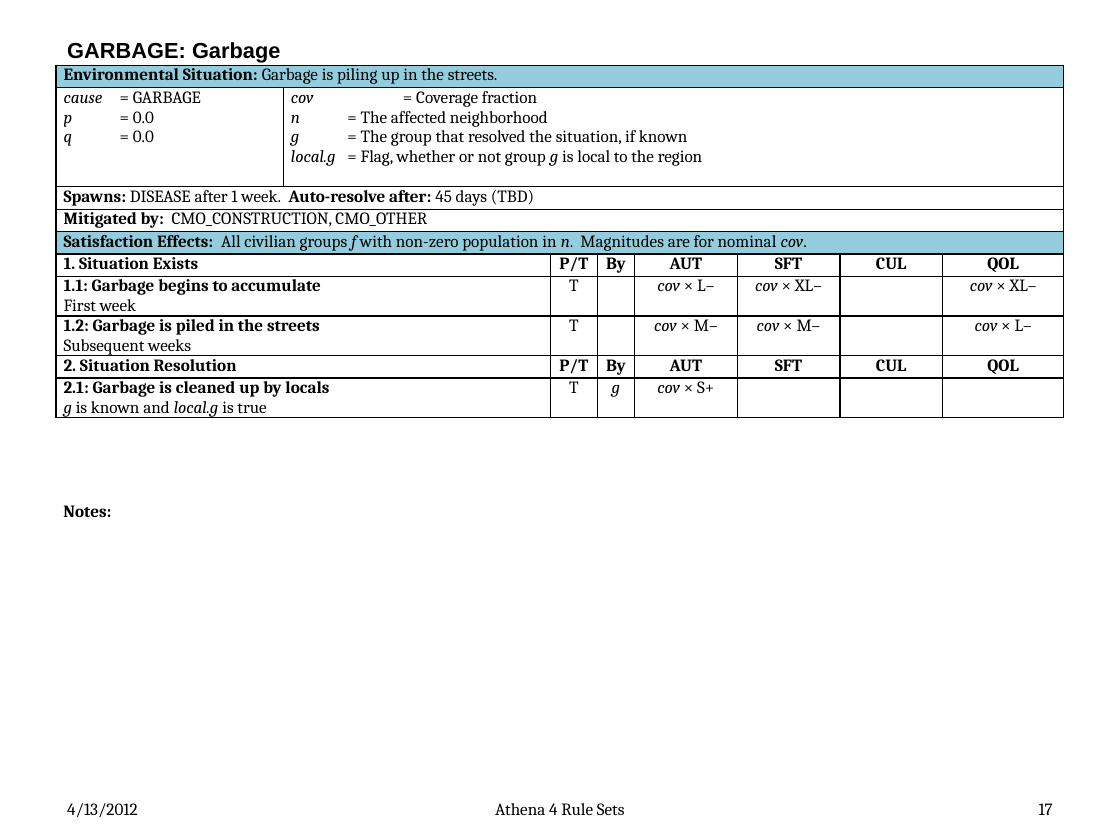
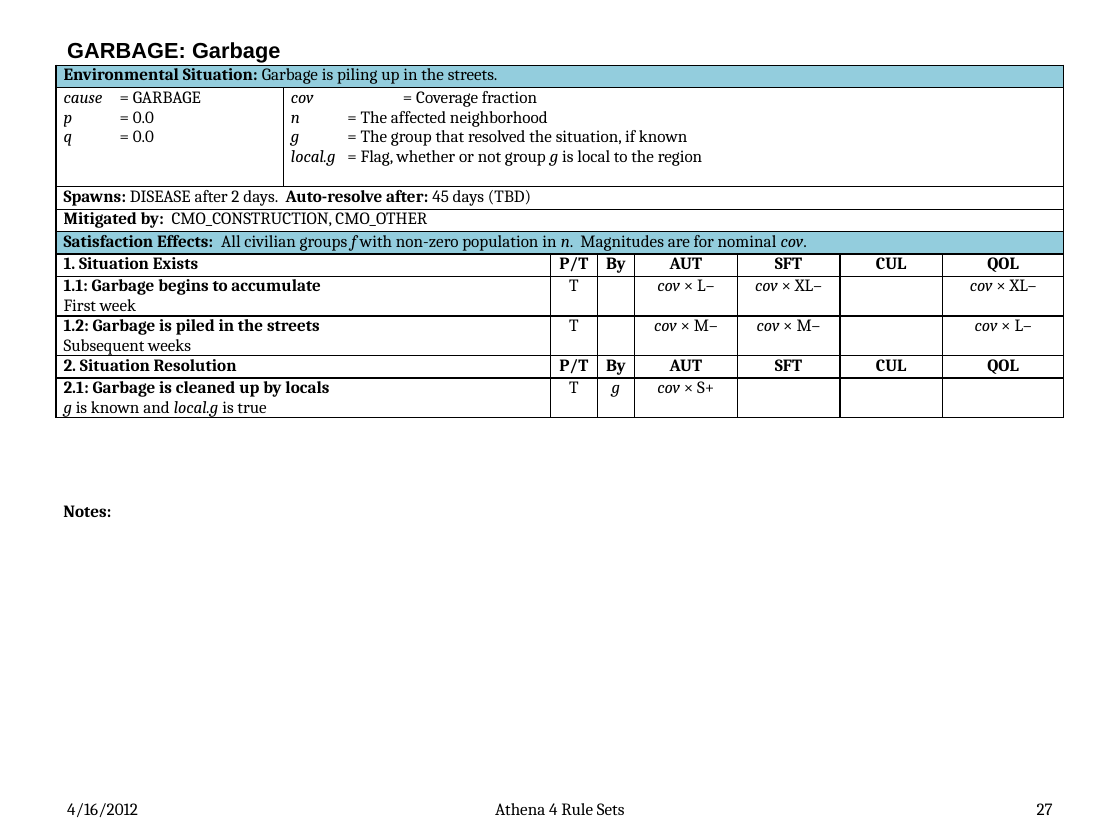
Before and after one commit to AthenaModel/athena-legacy, a slide deck: slide 27 of docs/dev/rules.pptx (slide 17 before the commit). Drawn at 1120x840 pixels with LibreOffice and Linux fonts; fonts in the diff are those of the drawing. Boxes give left, top, right and bottom in pixels: in the first picture for what was removed or moved away, otherwise in the second. Text is boxed around its words. In the diff, an @@ line names an element or a change of style, - is before the commit and + after.

```diff
--- a/docs/dev/rules.pptx
+++ b/docs/dev/rules.pptx
@@ table at (x1=56, y1=65, x2=1065, y2=426) @@
-row 3, column 1: Spawns: DISEASE after 1 week. Auto-resolve after: 45 days (TBD)
+row 3, column 1: Spawns: DISEASE after 2 days. Auto-resolve after: 45 days (TBD)
@@ text at (x1=67, y1=803, x2=138, y2=817): text changed @@
-4/13/2012
+4/16/2012
@@ page number at (x1=1037, y1=803, x2=1053, y2=815): text changed @@
-17
+27
```
Also in this commit, not shown: 66 other slides changed, 10 slides added.
